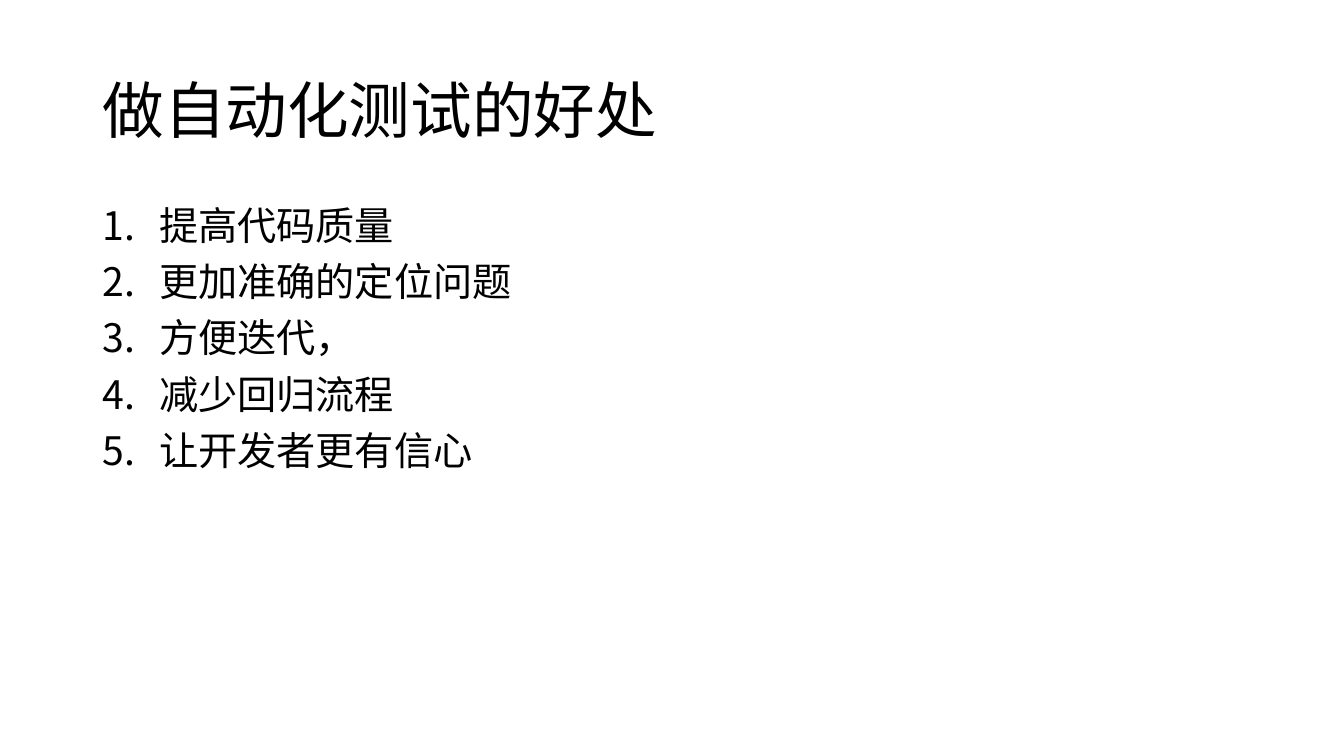
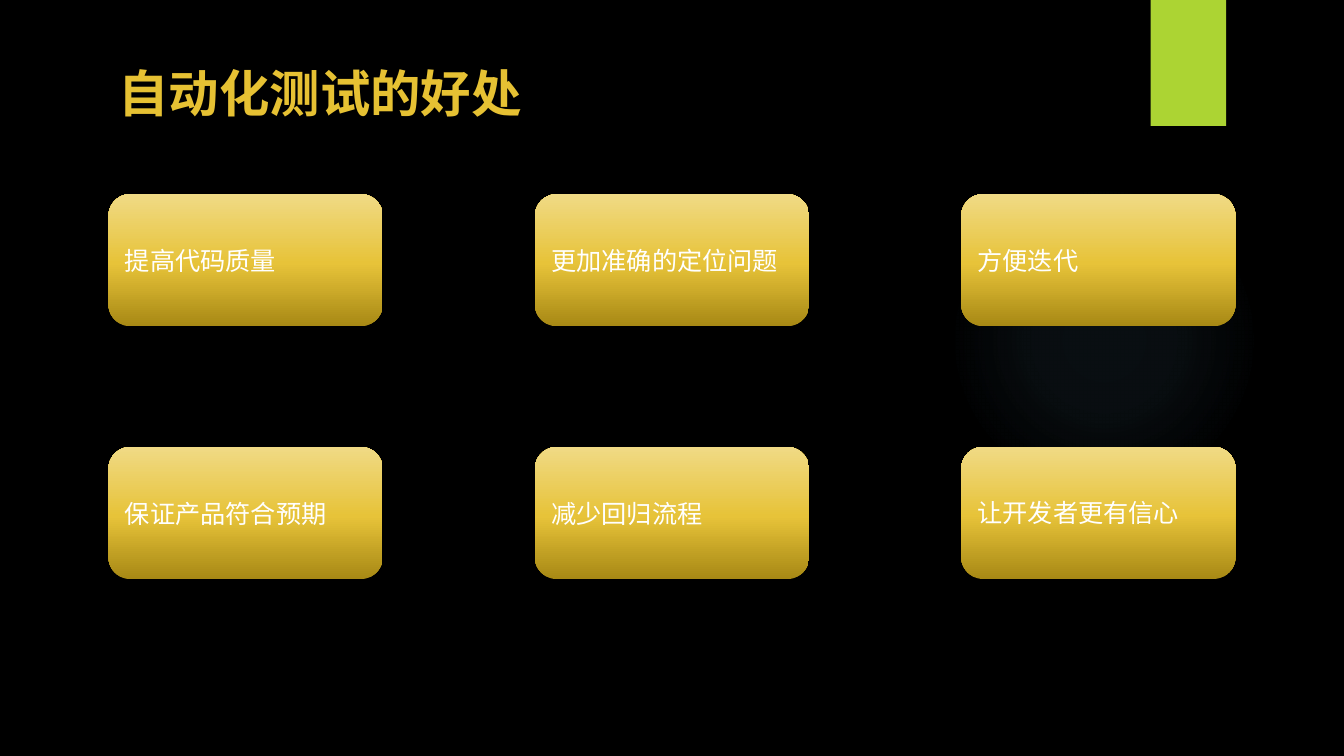
Before and after one commit to WangEbo/auto-test, a slide deck: slide 4 of 王博书的分享/自动化测试.pptx. Drawn at 1344x756 pixels with LibreOffice and Linux fonts; fonts in the diff are those of the drawing; background and template pictures are left out. Boxes give left, top, right and bottom in pixels: in the first picture for what was removed or moved away, otherwise in the second. Text is boxed around its words. In the diff, an @@ line names an element or a change of style, - is before the commit and + after.

```diff
--- a/王博书的分享/自动化测试.pptx
+++ b/王博书的分享/自动化测试.pptx
@@ background #FFFFFF to picture (left out) @@
@@ rectangle added at (1150, 0, 1226, 126), fill #ACD433 @@
@@ title "自动化测试的好处" at (119, 69, 522, 117): vertical alignment middle to top @@
@@ title at (119, 69, 522, 117): text changed; size 44 to 36 pt; text colour #000000 to #E6C133; bold on @@
-做自动化测试的好处
+自动化测试的好处
@@ rounded rectangle added at (109, 195, 383, 327), fill gradient #A88915 to #E7C339 to #F0DA85, 18 pt, text #FFFFFF @@
+提高代码质量
@@ text removed at (159, 207, 511, 469) @@
-1. 提高代码质量
-2. 更加准确的定位问题
-3. 方便迭代，
-4. 减少回归流程
-5. 让开发者更有信心
@@ rounded rectangle added at (535, 195, 810, 327), fill gradient #A88915 to #E7C339 to #F0DA85, 18 pt, text #FFFFFF @@
+更加准确的定位问题
@@ ellipse added at (949, 185, 1259, 495), fill gradient #7AC4F0 @@
@@ rounded rectangle added at (962, 195, 1236, 327), fill gradient #A88915 to #E7C339 to #F0DA85, 18 pt, text #FFFFFF @@
+方便迭代
@@ rounded rectangle added at (109, 447, 383, 579), fill gradient #A88915 to #E7C339 to #F0DA85, 18 pt, text #FFFFFF @@
+保证产品符合预期
@@ rounded rectangle added at (535, 447, 810, 579), fill gradient #A88915 to #E7C339 to #F0DA85, 18 pt, text #FFFFFF @@
+减少回归流程
@@ rounded rectangle added at (962, 447, 1236, 579), fill gradient #A88915 to #E7C339 to #F0DA85, 18 pt, text #FFFFFF @@
+让开发者更有信心
```
Also in this commit, not shown: 11 other slides changed, 1 slide added, 1 slide removed.
